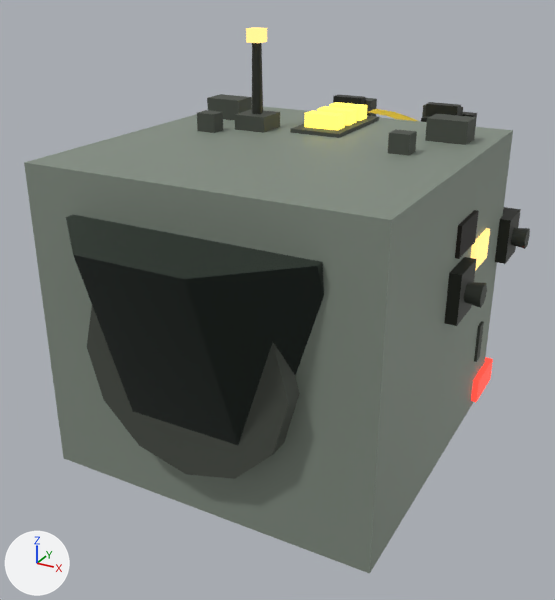
A saved change to the glTF model ref/glb/escape_pod-l.glb.
Rendered twice from a 50 mm camera at (0.888, -1.966, 1.218) aimed at (-0.103, -0.164, 0.317). Every picture has the same lights, and +X, +Y and +Z are marked at lower left. The first picture is the older version. Where no turn or scale is listed for an object, it has been applied to the vertices.

Before the edit, the objects in view are built like this:
```python
ob_escapepodshipgreebletop0r = bpy.data.objects.new('escapePodShipGreebleTop0R', me_mesh_53)
ob_escapepodshipgreebletop0r.location = (0.329, -0.042, 0.818)
ob_escapepodshiphullwindow0r = bpy.data.objects.new('escapePodShipHullWindow0R', me_mesh_45)
ob_escapepodshiphullwindow0r.location = (0.43, -0.084, 0.541)
ob_escapepodshiphullwindow1r = bpy.data.objects.new('escapePodShipHullWindow1R', me_mesh_47)
ob_escapepodshiphullwindow1r.location = (0.43, -0.23, 0.629)
ob_ifflampdorsal0 = bpy.data.objects.new('iffLampDorsal0', me_mesh_49)
ob_ifflampdorsal0.location = (0.0, 0.061, 0.827)
ob_ifflampdorsal1 = bpy.data.objects.new('iffLampDorsal1', me_mesh_50)
ob_ifflampdorsal1.location = (0.0, -0.016, 0.827)
ob_ifflampdorsal2 = bpy.data.objects.new('iffLampDorsal2', me_mesh_51)
ob_ifflampdorsal2.location = (0.0, -0.092, 0.827)
ob_iffplinthdorsal = bpy.data.objects.new('iffPlinthDorsal', me_mesh_48)
ob_iffplinthdorsal.location = (0.0, -0.016, 0.79)
# also in view: 'rcsQuad3' at (0.44, 0.19, 0.501); 'cockpitGlass' at (0.0, -0.637, 0.462); 'dockingRing' at (0.0, -0.752, 0.405); 'hullNose' at (0.0, -0.288, 0.405); 'rcsQuad1' at (0.44, -0.274, 0.501)
```
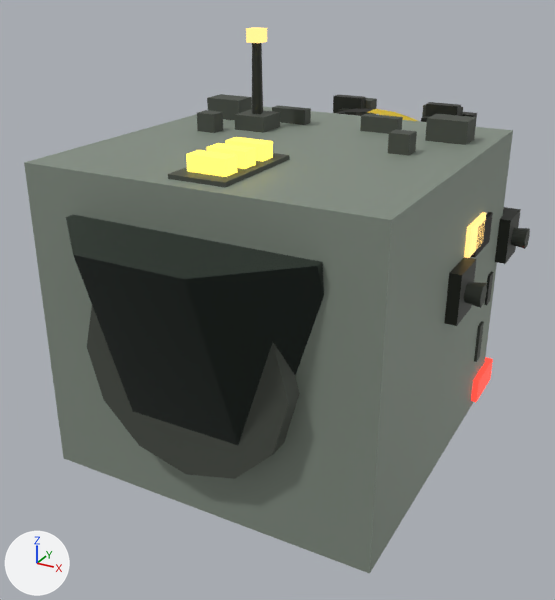
What differs and where, as boxes (x1, y1, x2, y2) in the pictures (555 x 600 px):
'iffPlinthDorsal', moved
    before: (290, 116, 379, 138)
    after: (168, 153, 289, 187)
'iffLampDorsal2', moved
    before: (304, 110, 345, 130)
    after: (186, 150, 237, 177)
'escapePodShipHullWindow1R', moved
    before: (455, 210, 479, 259)
    after: (471, 212, 493, 257)
'iffLampDorsal1', moved
    before: (317, 106, 356, 125)
    after: (207, 143, 256, 169)
'escapePodShipHullWindow0R', moved
    before: (471, 228, 490, 271)
    after: (464, 212, 486, 258)
'iffLampDorsal0', moved
    before: (329, 102, 367, 121)
    after: (225, 137, 273, 162)
'escapePodShipGreebleTop3R', added
    after: (360, 114, 403, 134)
'escapePodShipGreebleTop3L', added
    after: (272, 105, 311, 125)
'escapePodShipGreebleSide4R', added
    after: (484, 272, 494, 305)

Edits to the bpy script that builds the scene:
```text
Add me_mesh_61_1:
    me_mesh_61_1.from_pydata(...)  # a box spanning x -0.0223..0.0223, y -0.0186..0.0186, z -0.0443..0.0443
    me_mesh_61_1.materials.append(mat_enginehousing)  # dark grey #33362f
Add me_mesh_59_1:
    me_mesh_59_1.from_pydata(...)  # a box spanning x -0.052..0.052, y -0.0173..0.0173, z -0.0308..0.0308
    me_mesh_59_1.materials.append(mat_hullpanel)  # dark grey #4f544c
Change ob_escapepodshiphullwindow0r:
    ob_escapepodshiphullwindow0r.location: (0.43, -0.084, 0.541) -> (0.43, -0.148, 0.601)
Change ob_escapepodshiphullwindow1r:
    ob_escapepodshiphullwindow1r.location: (0.43, -0.23, 0.629) -> (0.43, -0.078, 0.583)
Change ob_iffplinthdorsal:
    ob_iffplinthdorsal.location: (0.0, -0.016, 0.79) -> (0.0, -0.561, 0.79)
Change ob_ifflampdorsal0:
    ob_ifflampdorsal0.location: (0.0, 0.061, 0.827) -> (0.0, -0.484, 0.827)
Change ob_ifflampdorsal1:
    ob_ifflampdorsal1.location: (0.0, -0.016, 0.827) -> (0.0, -0.561, 0.827)
Change ob_ifflampdorsal2:
    ob_ifflampdorsal2.location: (0.0, -0.092, 0.827) -> (0.0, -0.637, 0.827)
Add ob_escapepodshipgreebleside4r:
    ob_escapepodshipgreebleside4r = bpy.data.objects.new('escapePodShipGreebleSide4R', me_mesh_61_1)
    ob_escapepodshipgreebleside4r.location = (0.424, 0.082, 0.374)
Add ob_escapepodshipgreebletop3r:
    ob_escapepodshipgreebletop3r = bpy.data.objects.new('escapePodShipGreebleTop3R', me_mesh_59_1)
    ob_escapepodshipgreebletop3r.location = (0.135, -0.026, 0.814)
Add ob_escapepodshipgreebletop3l:
    ob_escapepodshipgreebletop3l = bpy.data.objects.new('escapePodShipGreebleTop3L', me_mesh_59_1.copy())
    ob_escapepodshipgreebletop3l.location = (-0.135, -0.026, 0.814)
```
